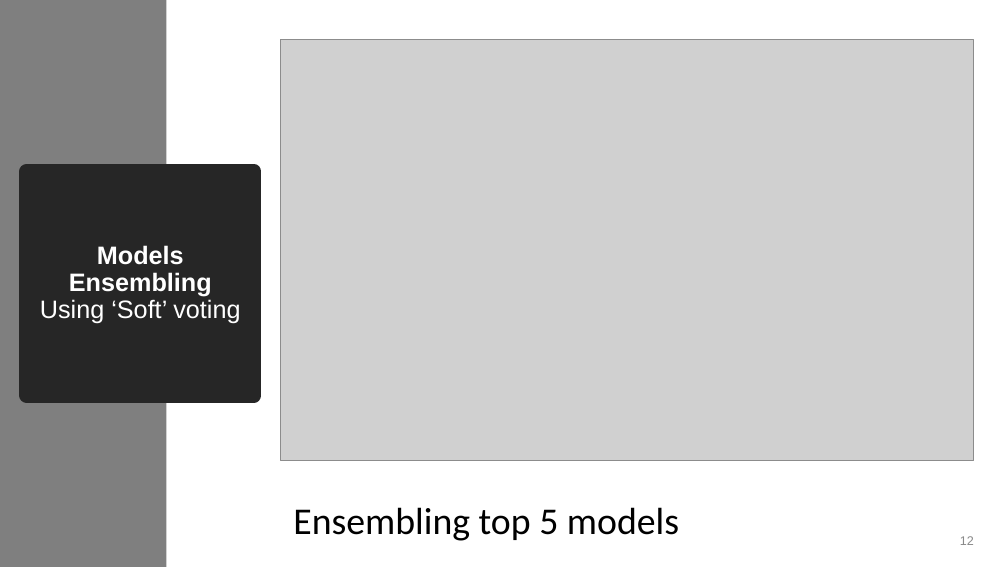
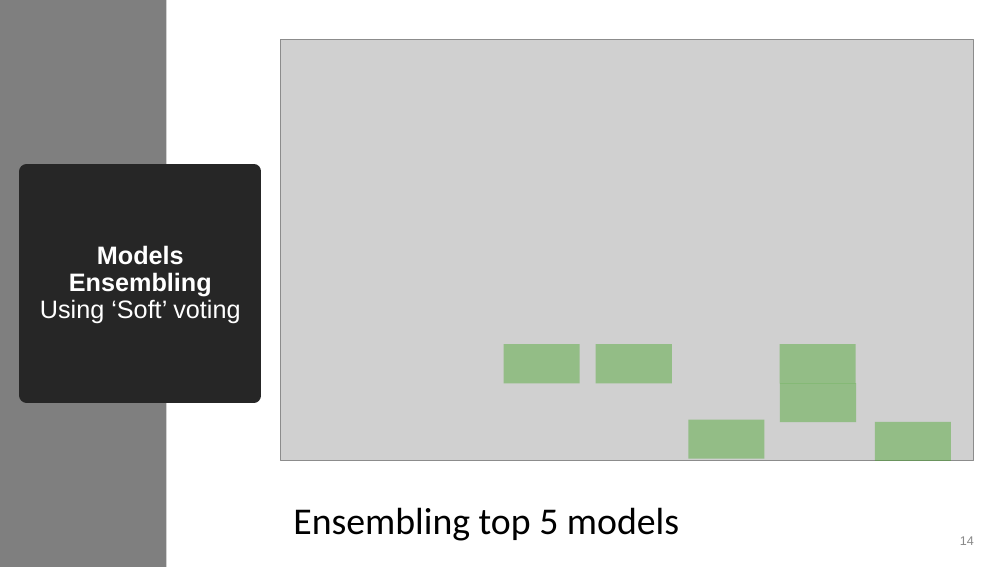
Before and after one commit to AndroZa0812/NayaProject4, a slide deck: slide 14 of Classification Project.pptx (slide 12 before the commit). Drawn at 1008x567 pixels with LibreOffice and Linux fonts; fonts in the diff are those of the drawing; grey boxes stand for pictures. Boxes give left, top, right and bottom in pixels: in the first picture for what was removed or moved away, otherwise in the second. Text is boxed around its words. In the diff, an @@ line names an element or a change of style, - is before the commit and + after.

```diff
--- a/Classification Project.pptx
+++ b/Classification Project.pptx
@@ rectangle added at (504, 344, 580, 383), fill #38A117 at 40% opacity @@
@@ rectangle added at (596, 344, 672, 383), fill #38A117 at 40% opacity @@
@@ rectangle added at (780, 344, 856, 383), fill #38A117 at 40% opacity @@
@@ rectangle added at (780, 383, 857, 423), fill #38A117 at 40% opacity @@
@@ rectangle added at (688, 420, 765, 459), fill #38A117 at 40% opacity @@
@@ rectangle added at (875, 422, 951, 461), fill #38A117 at 40% opacity @@
@@ page number at (960, 536, 974, 545): text changed @@
-12
+14
```
Also in this commit, not shown: 2 other slides changed, 2 slides added, 4 other files.
